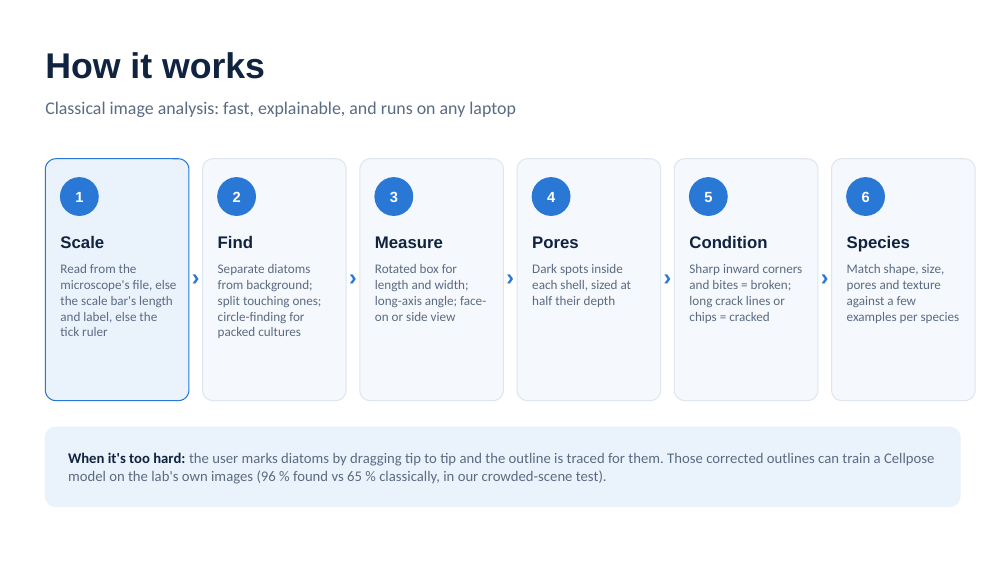
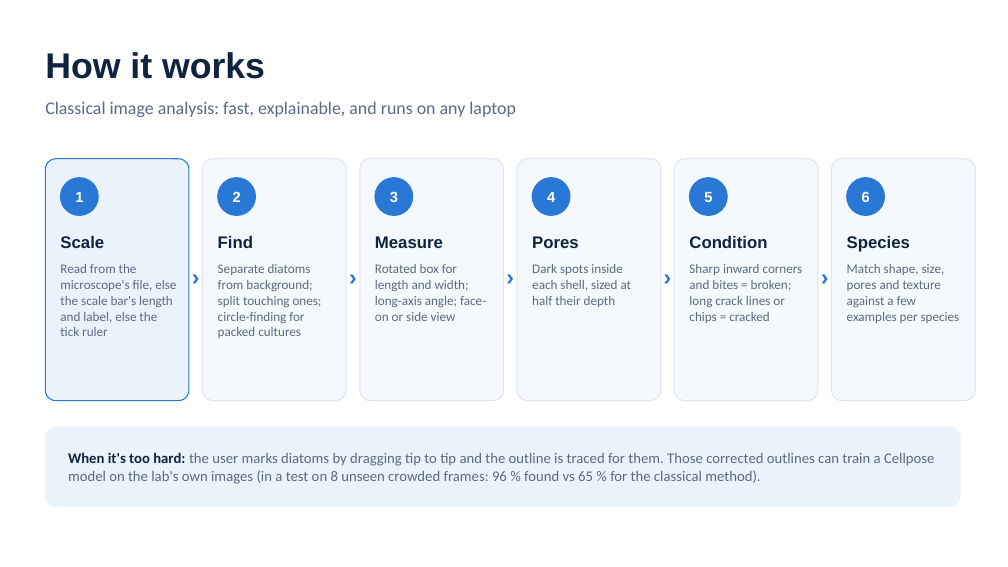
Before and after one commit to Krishna1Swaminathan/diatom-sem-analyzer, a slide deck: slide 4 of docs/Diatom_Analyzer_overview.pptx. Drawn at 1008x567 pixels with LibreOffice and Linux fonts; fonts in the diff are those of the drawing. Boxes give left, top, right and bottom in pixels: in the first picture for what was removed or moved away, otherwise in the second. Text is boxed around its words. In the diff, an @@ line names an element or a change of style, - is before the commit and + after.

Commit message:
Add held-out benchmark results and realistic figures to slides and README
- reports/heldout*: the synthetic benchmark on 30 frames never used for tuning
  (seeds 1000-1029); results match the tuning frames
- Slides: accuracy slide uses held-out figures, and a new slide on what works
  automatically on the lab's images and what needs the user's help

```diff
--- a/docs/Diatom_Analyzer_overview.pptx
+++ b/docs/Diatom_Analyzer_overview.pptx
@@ text at <box>68,452,934,484</box>: text changed @@
-When it's too hard: the user marks diatoms by dragging tip to tip and the outline is traced for them. Those corrected outlines can train a Cellpose model on the lab's own images (96 % found vs 65 % classically, in our crowded-scene test).
+When it's too hard: the user marks diatoms by dragging tip to tip and the outline is traced for them. Those corrected outlines can train a Cellpose model on the lab's own images (in a test on 8 unseen crowded frames: 96 % found vs 65 % for the classical method).
```
Also in this commit, not shown: 1 other slide changed, 1 slide added, 5 other files.
